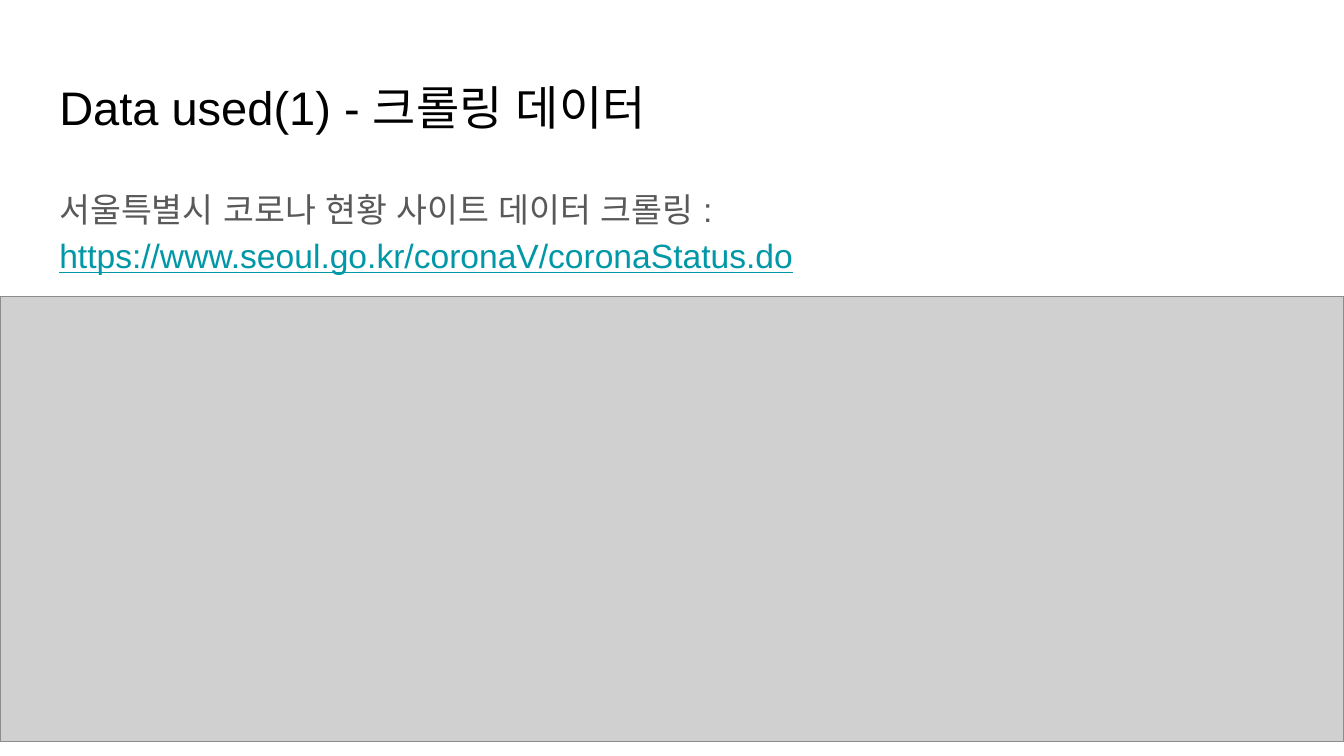
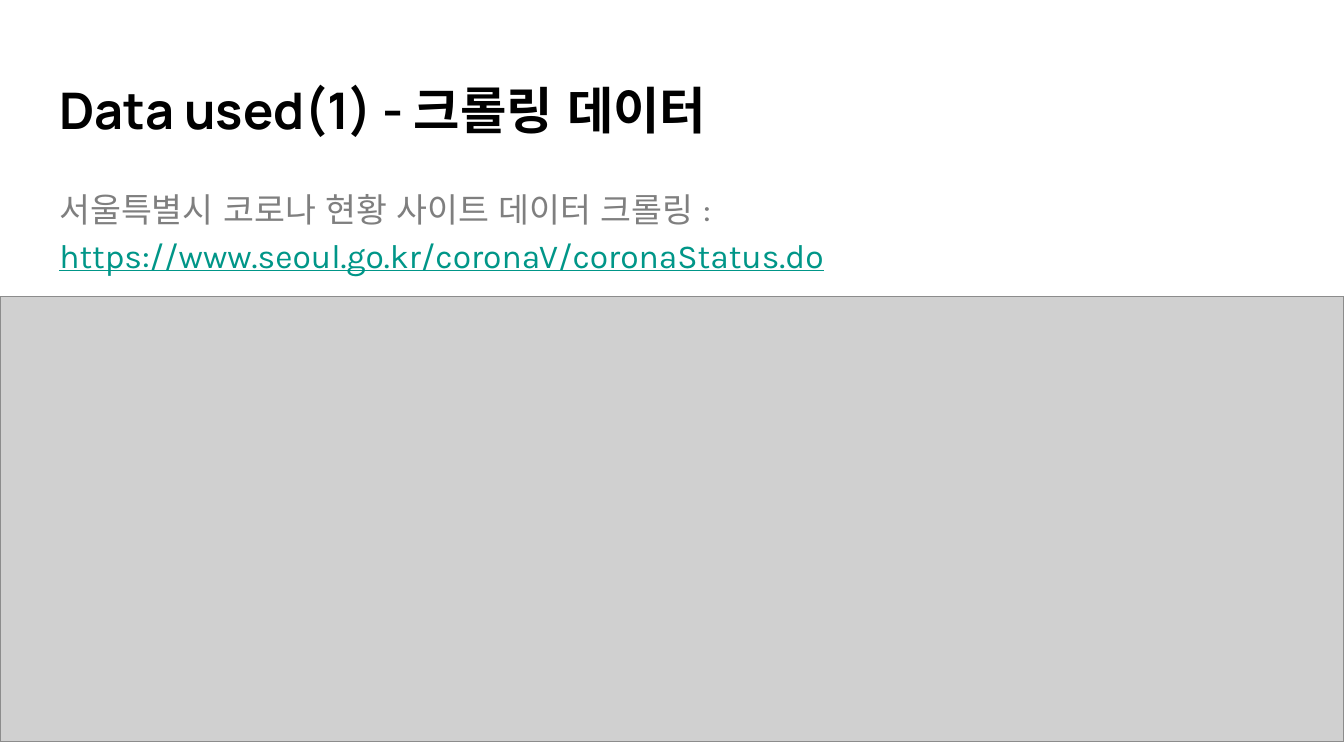
Before and after one commit to kurt7191/covid19, a slide deck: slide 9 of docs/COVID19 데이터 분석 (1).pptx. Drawn at 1344x756 pixels with LibreOffice and Linux fonts; fonts in the diff are those of the drawing; grey boxes stand for pictures. Boxes give left, top, right and bottom in pixels: in the first picture for what was removed or moved away, otherwise in the second. Text is boxed around its words. In the diff, an @@ line names an element or a change of style, - is before the commit and + after.

```diff
--- a/docs/COVID19 데이터 분석 (1).pptx
+++ b/docs/COVID19 데이터 분석 (1).pptx
@@ title "Data used(1) - 크롤링 데이터" at (59, 84, 706, 137): size 25.2 to 27 pt, font Arial to Manrope, bold on @@
@@ text "서울특별시 코로나 현황 사이트 데이터 ..." at (59, 194, 823, 277): font Arial to Karla; text colour #595959 to #7F7F7F in "서울특별시 코로나 현황 사이트 데이터 크롤링 :"; text colour #0097A7 to #009688 in "https://www.seoul.go.kr/coronaV/coronaStatus.do" @@
```
Also in this commit, not shown: 23 other slides changed, 2 slides added, 5 other files.
